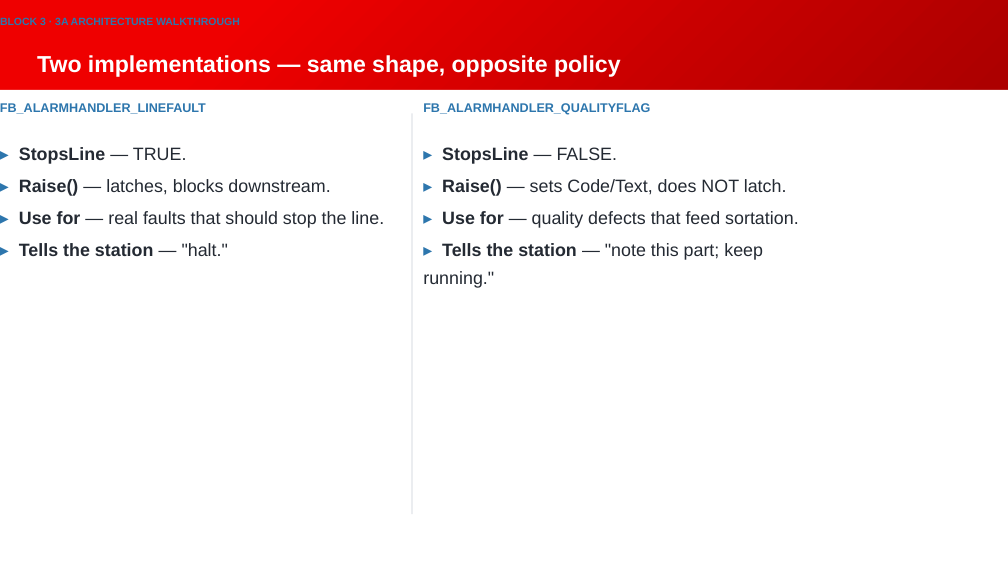
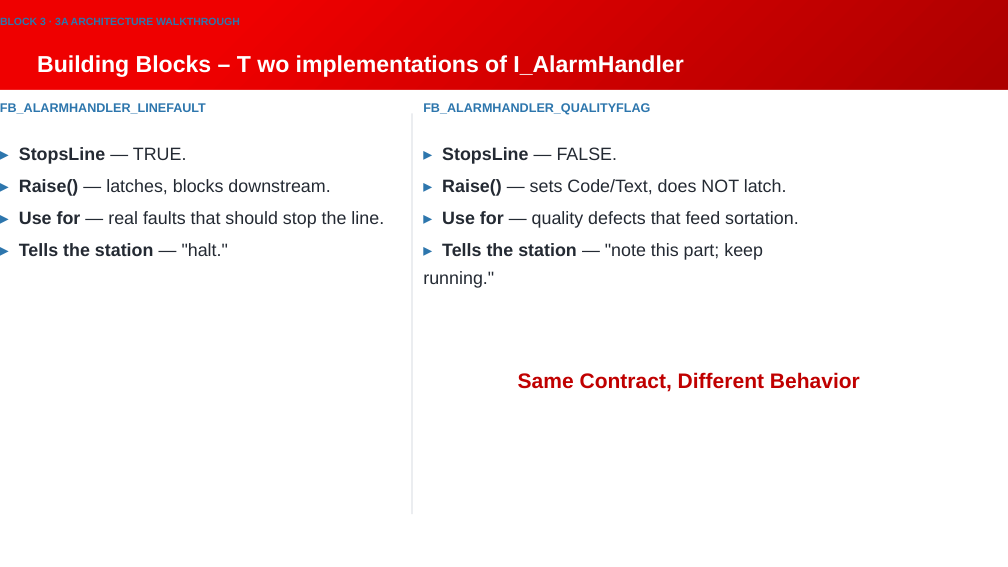
Before and after one commit to Beckhoff-USA-Community/Procedural_To_SOLID, a slide deck: slide 59 of presentation/NEM2026_workshop.pptx (slide 57 before the commit). Drawn at 1008x567 pixels with LibreOffice and Linux fonts; fonts in the diff are those of the drawing; background and template pictures are left out. Boxes give left, top, right and bottom in pixels: in the first picture for what was removed or moved away, otherwise in the second. Text is boxed around its words. In the diff, an @@ line names an element or a change of style, - is before the commit and + after.

```diff
--- a/presentation/NEM2026_workshop.pptx
+++ b/presentation/NEM2026_workshop.pptx
@@ title at (37,55,683,77): text changed @@
-Two implementations — same shape, opposite policy
+Building Blocks – T wo implementations of I_AlarmHandler
@@ text added at (518,372,860,392), 20 pt, text #C00000, bold @@
+Same Contract, Different Behavior
```
Also in this commit, not shown: 6 other slides changed, 2 slides added.
